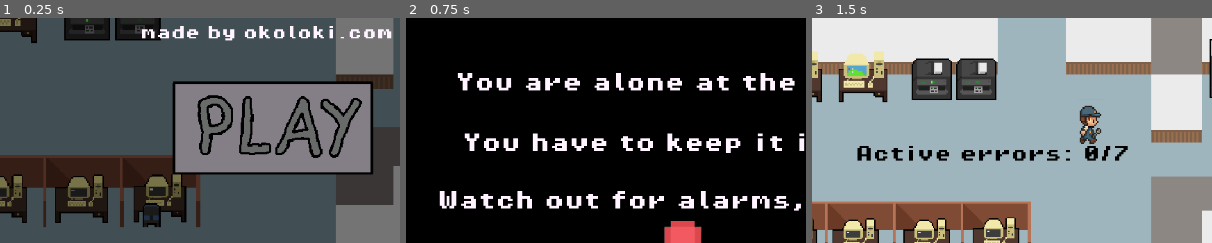
Above: before the commit, frames 1-3 (left to right).
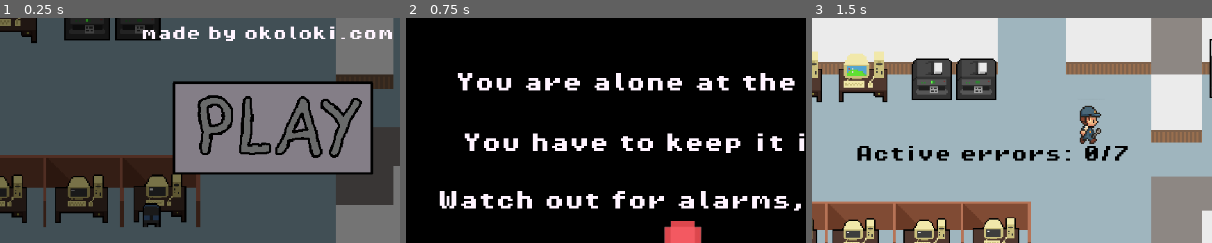
Above: after the commit, the same moments.

Repository: Lenni707/gamejam
Game: Godot game, scene res://Scenes/title_screen.tscn
The game is run twice, just before and just after one commit, with the same random seed, the same clock (stepped at 60 frames per second) and the same inputs.
Inputs (mouse positions are % of the whole screen's width and height, from its top left):
- Up to frame 1 (0.25 s): no input
- Up to frame 2 (0.75 s): click (51, 46) at 0.5 s
- Up to frame 3 (1.5 s): tap Space at 1.25 s; move the mouse to (72, 45) at 1.27 s; hold D (right) from 1.28 s (still down); hold Enter (ui_accept) from 1.28 s (still down); click (72, 45) at 1.42 s
The pictures show only the part of the screen within x 18-68%, y 22-72%; the shares and areas given below are measured in that part.

The runs differ from the first frame. In frame 1, 1.1% of the frame differs, in the area x 35-98%, y 3-11%; in frame 2, nothing differs; in frame 3, nothing differs.

Commit message:
animation title screen

Diff:
--- a/Scenes/death_screen.tscn
+++ b/Scenes/death_screen.tscn
@@ -42,7 +42,7 @@
 layout_mode = 0
 offset_left = 485.0
 offset_top = 304.0
-offset_right = 881.0
+offset_right = 575.0
 offset_bottom = 323.0
 scale = Vector2(2.015, 2.015)
 theme_override_colors/font_color = Color(1, 0.956863, 1, 1)
--- a/Scenes/title_screen.tscn
+++ b/Scenes/title_screen.tscn
@@ -1,10 +1,12 @@
-[gd_scene load_steps=6 format=3 uid="uid://bi5j0vahrcwrl"]
+[gd_scene load_steps=8 format=3 uid="uid://bi5j0vahrcwrl"]
 
 [ext_resource type="Script" uid="uid://b8ho6ngcqliju" path="res://scripts/title_screen.gd" id="1_4gxqj"]
 [ext_resource type="Texture2D" uid="uid://bwcltibdowdt3" path="res://Assets/background.png" id="1_klylv"]
 [ext_resource type="Texture2D" uid="uid://bv7s2vh0pqxqx" path="res://Assets/PLAY.png" id="2_p3fck"]
+[ext_resource type="Script" uid="uid://01gev7xo5wh0" path="res://scripts/texture_button_title.gd" id="4_12m1t"]
 [ext_resource type="FontFile" uid="uid://cykpy8xitxqbn" path="res://Assets/fonts/PixelOperator8-Bold.ttf" id="4_55kwv"]
 [ext_resource type="Texture2D" uid="uid://bqr7axclq26kd" path="res://Assets/QUIT.png" id="4_twnyg"]
+[ext_resource type="Script" uid="uid://618xvtvjo6k3" path="res://scripts/texture_button_2_titel.gd" id="6_6vd4x"]
 
 [node name="TitleScreen2" type="Control"]
 layout_mode = 3
@@ -33,35 +35,49 @@
 offset_right = 662.232
 offset_bottom = 601.425
 
-[node name="TextureButton" type="TextureButton" parent="VBoxContainer"]
+[node name="TextureButton" type="TextureButton" parent="."]
 layout_mode = 2
+offset_left = 362.232
+offset_top = 197.425
+offset_right = 662.232
+offset_bottom = 397.425
 texture_normal = ExtResource("2_p3fck")
+script = ExtResource("4_12m1t")
 
-[node name="Label" type="Label" parent="VBoxContainer/TextureButton"]
+[node name="TextureButton2" type="TextureButton" parent="."]
+layout_mode = 2
+offset_left = 362.232
+offset_top = 401.425
+offset_right = 662.232
+offset_bottom = 601.425
+texture_normal = ExtResource("4_twnyg")
+script = ExtResource("6_6vd4x")
+
+[node name="Label" type="Label" parent="."]
 layout_mode = 0
-offset_left = -203.0
-offset_top = -80.0
-offset_right = 145.0
-offset_bottom = -61.0
+offset_left = 159.232
+offset_top = 117.425
+offset_right = 507.232
+offset_bottom = 136.425
 scale = Vector2(2.015, 2.015)
 theme_override_colors/font_color = Color(1, 0.956863, 1, 1)
 theme_override_fonts/font = ExtResource("4_55kwv")
 text = "THE ERRORS OF THE OFFICE"
 
-[node name="Label2" type="Label" parent="VBoxContainer/TextureButton"]
+[node name="Label2" type="Label" parent="."]
 layout_mode = 0
-offset_left = -7.72556
-offset_top = -26.6095
-offset_right = 272.274
-offset_bottom = -7.60954
+offset_left = 354.507
+offset_top = 170.815
+offset_right = 634.506
+offset_bottom = 189.815
 scale = Vector2(1.115, 1.115)
 theme_override_colors/font_color = Color(1, 0.956863, 1, 1)
 theme_override_fonts/font = ExtResource("4_55kwv")
 text = "made by okoloki.com"
 
-[node name="TextureButton2" type="TextureButton" parent="VBoxContainer"]
-layout_mode = 2
-texture_normal = ExtResource("4_twnyg")
-
-[connection signal="pressed" from="VBoxContainer/TextureButton" to="." method="_on_texture_button_pressed"]
-[connection signal="pressed" from="VBoxContainer/TextureButton2" to="." method="_on_texture_button_2_pressed"]
+[connection signal="mouse_entered" from="TextureButton" to="TextureButton" method="_on_mouse_entered"]
+[connection signal="mouse_exited" from="TextureButton" to="TextureButton" method="_on_mouse_exited"]
+[connection signal="pressed" from="TextureButton" to="." method="_on_texture_button_pressed"]
+[connection signal="mouse_entered" from="TextureButton2" to="TextureButton2" method="_on_mouse_entered"]
+[connection signal="mouse_exited" from="TextureButton2" to="TextureButton2" method="_on_mouse_exited"]
+[connection signal="pressed" from="TextureButton2" to="." method="_on_texture_button_2_pressed"]
--- /dev/null
+++ b/scripts/texture_button_2_titel.gd
@@ -0,0 +1,18 @@
+extends TextureButton
+
+@onready var tween = create_tween()
+
+func _ready() -> void:
+	pivot_offset = size / 2
+
+func _on_mouse_entered() -> void:
+	tween.kill()
+	tween = create_tween()
+	tween.tween_property(self, "scale", Vector2(1.2, 1.2), 0.2)
+
+
+
+func _on_mouse_exited() -> void:
+	tween.kill()
+	tween = create_tween()
+	tween.tween_property(self, "scale", Vector2(1, 1), 0.2)
--- /dev/null
+++ b/scripts/texture_button_title.gd
@@ -0,0 +1,18 @@
+extends TextureButton
+
+@onready var tween = create_tween()
+
+func _ready() -> void:
+	pivot_offset = size / 2
+
+func _on_mouse_entered() -> void:
+	tween.kill()
+	tween = create_tween()
+	tween.tween_property(self, "scale", Vector2(1.2, 1.2), 0.2)
+
+
+
+func _on_mouse_exited() -> void:
+	tween.kill()
+	tween = create_tween()
+	tween.tween_property(self, "scale", Vector2(1, 1), 0.2)
Not shown, added: scripts/texture_button_2_titel.gd.uid
Not shown, added: scripts/texture_button_title.gd.uid
